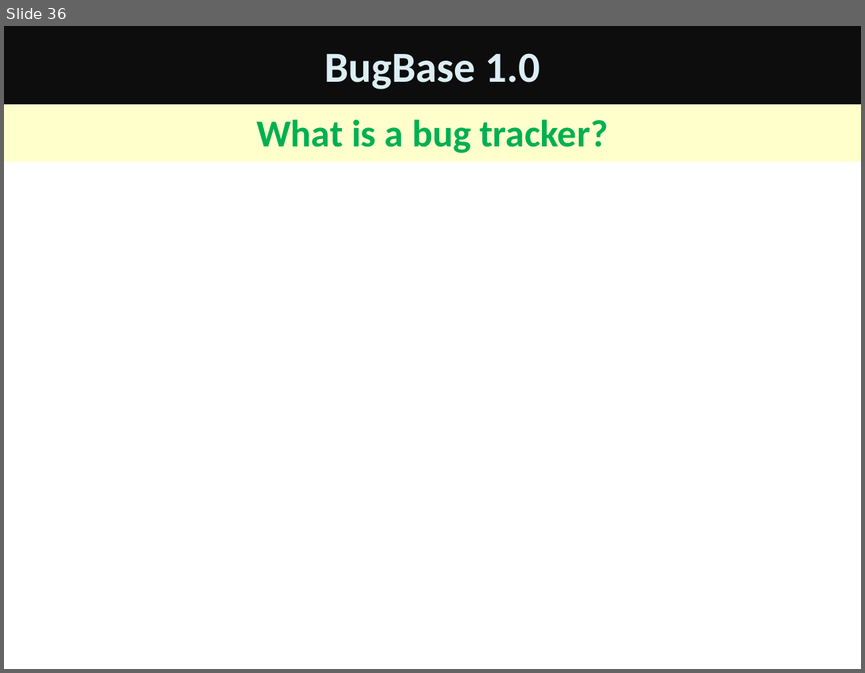
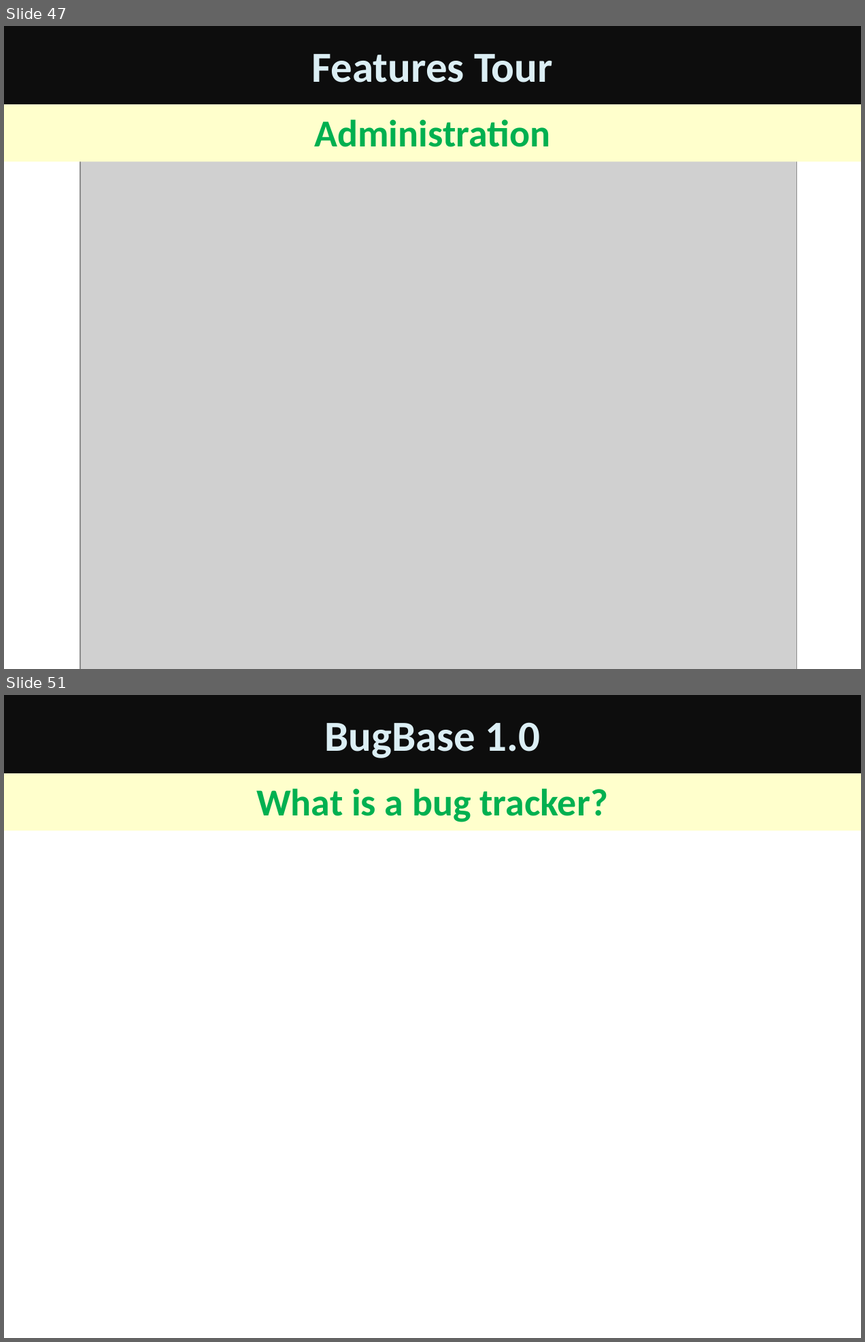
Before and after one commit to ideamonk/bugbase, a slide deck: advocacy/BugBase 1.pptx. Shown one above the other, each under a label of ours: slide 36 before the commit, slides 47 and 51 after it; the slides between them are not shown. The pictures are 865x673 and 865x1342 pixels, drawn with LibreOffice and Linux fonts; fonts in the diff are those of the drawing; grey boxes stand for pictures. Boxes give left, top, right and bottom in pixels: in the first picture for what was removed or moved away, otherwise in the second. Text is boxed around its words. In the diff, an @@ line names an element or a change of style, - is before the commit and + after.

Commit message:
added admin page demo

```diff
--- a/advocacy/BugBase 1.pptx
+++ b/advocacy/BugBase 1.pptx
@@ slide 47 added at (x1=4, y1=26, x2=861, y2=669), background #FFFFFF @@
@@ title added at (x1=4, y1=26, x2=861, y2=105), fill #0D0D0D, 36 pt, text #DBEEF4, bold @@
+Features Tour
@@ subtitle added at (x1=4, y1=105, x2=861, y2=162), fill #FFFFCC, 32 pt, text #00B050, bold @@
+Administration
@@ picture added at (x1=80, y1=118, x2=797, y2=669) @@
@@ what was slide 36 is now slide 51 @@
```
Also in this commit, not shown: 1 slide changed, 14 other slides added.
